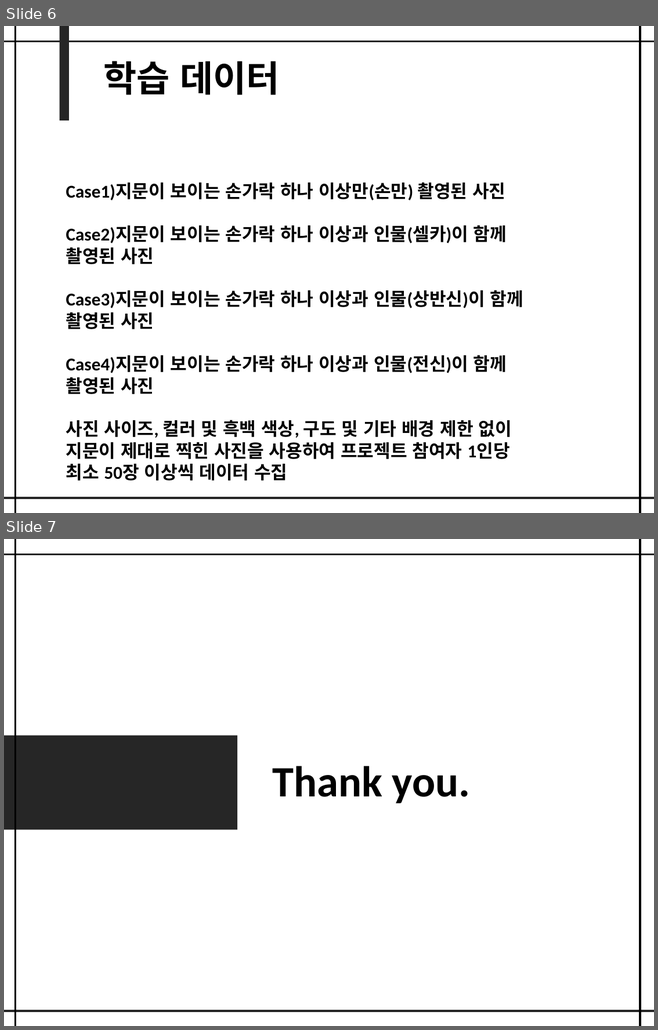
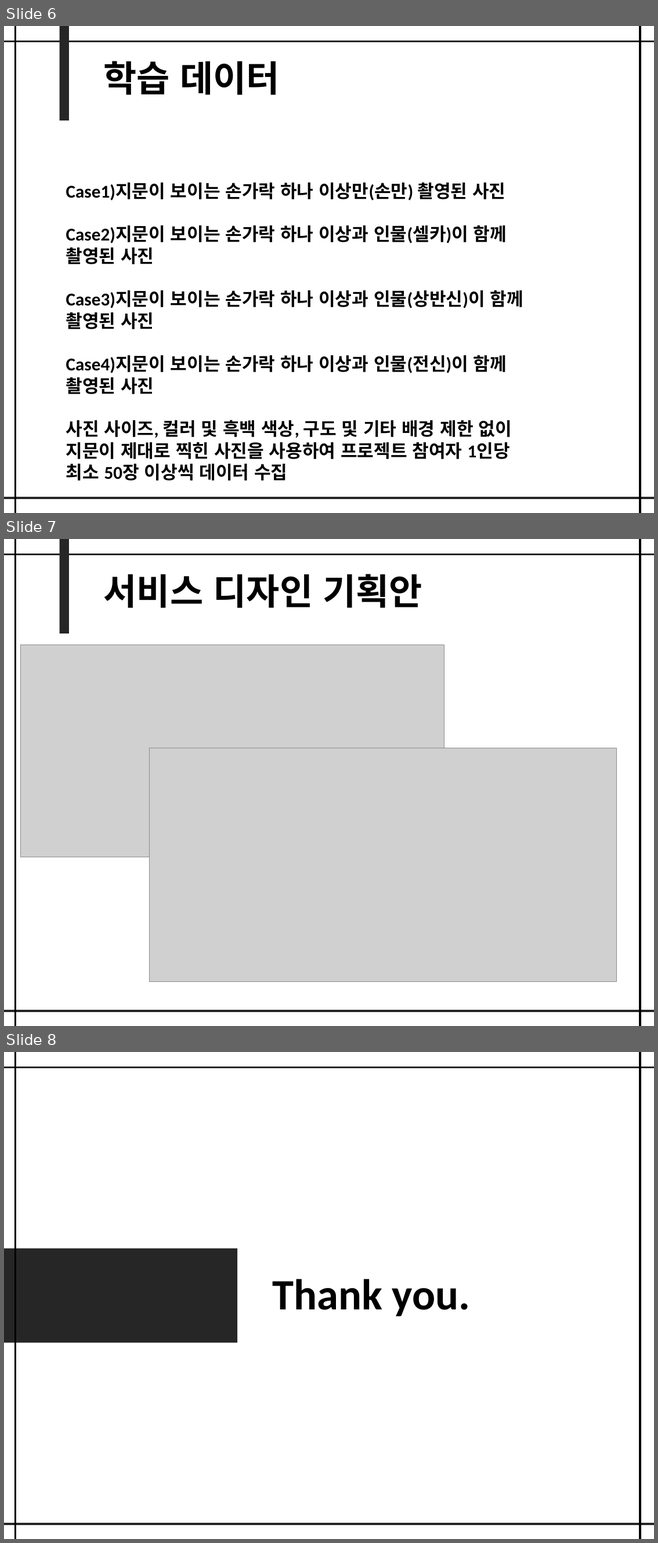
Before and after one commit to CheolYongLee/KSA_Project, a slide deck: 시네틱스 보고서.pptx. Shown one above the other, each under a label of ours: slides 6 and 7 before the commit, slides 6, 7 and 8 after it. The pictures are 658x1030 and 658x1543 pixels, drawn with LibreOffice and Linux fonts; fonts in the diff are those of the drawing; grey boxes stand for pictures. Boxes give left, top, right and bottom in pixels: in the first picture for what was removed or moved away, otherwise in the second. Text is boxed around its words. In the diff, an @@ line names an element or a change of style, - is before the commit and + after.

```diff
--- a/시네틱스 보고서.pptx
+++ b/시네틱스 보고서.pptx
@@ slide 7 added at <box>4,539,654,1026</box>, background #FFFFFF @@
@@ line added from (4, 555) to (654, 555), #262626 2.25 pt @@
@@ line added from (15, 539) to (15, 1026), #000000 2.25 pt @@
@@ rectangle added at <box>59,539,69,633</box>, fill #262626 @@
@@ line added from (639, 539) to (639, 1026), #000000 2.25 pt @@
@@ text added at <box>104,574,423,608</box>, 40 pt, text #000000, bold @@
+서비스 디자인 기획안
@@ picture added at <box>20,645,444,857</box> @@
@@ picture added at <box>149,748,616,982</box> @@
@@ line added from (4, 1011) to (654, 1011), #262626 2.25 pt @@
@@ what was slide 7 is now slide 8 @@
```
Also in this commit, not shown: 30 other files.
